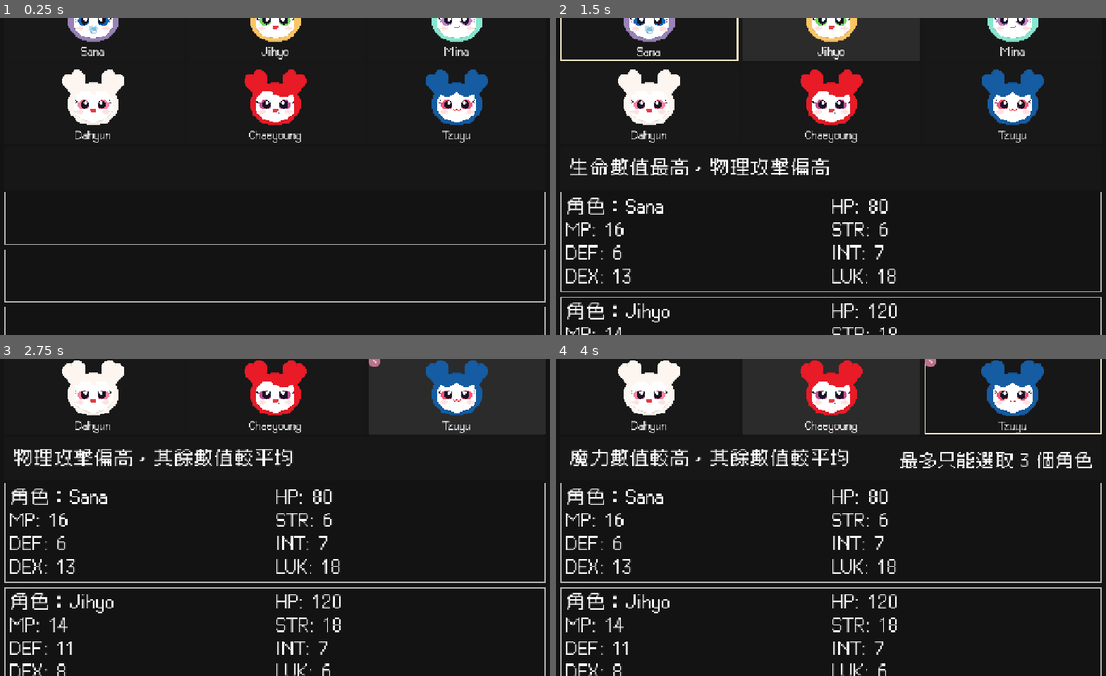
Above: before the commit, frames 1-4 (two rows, left to right).
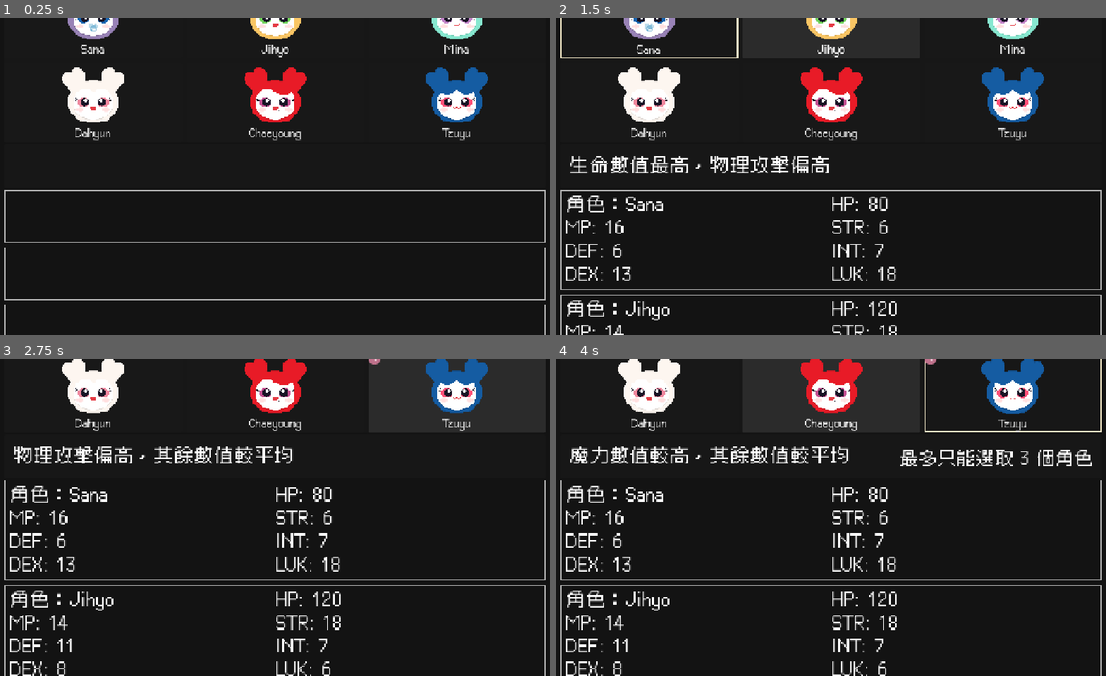
Above: after the commit, the same moments.

Repository: HCHI-w/twice-lovely-rpg
Game: Godot game, scene res://Scenes/CharacterSelectScene_Portrait.tscn
Same seed, same stepped clock (60 frames per second), same inputs: the game is played once before the commit and once after it. This scene is started directly instead of the project's main scene.
Inputs:
- Up to frame 1 (0.25 s): no input
- Up to frame 2 (1.5 s): click "Sana" at 0.5 s; click "Jihyo" at 1.25 s
- Up to frame 3 (2.75 s): click "Mina" at 2 s
- Up to frame 4 (4 s): click "Dahyun" at 2.75 s; click "Chaeyoung" at 3.5 s

The runs differ from the first frame. In frame 1, 4.3% of the frame differs, in the area x 0-100%, y 0-92%; in frame 2, 7.9%; in frame 3, 7.7%; in frame 4, 8.9%, in the area x 0-100%, y 0-100%.

Commit message:
Button Font Size

Diff:
--- a/Scenes/CharacterSelectScene_Portrait.tscn
+++ b/Scenes/CharacterSelectScene_Portrait.tscn
@@ -418,10 +418,10 @@
 [node name="ActionButtonPanel" type="VBoxContainer" parent="CharacterSelectPanel/MainLayout/RightSide" unique_id=1012609215]
 custom_minimum_size = Vector2(0, 50)
 layout_mode = 2
-theme_override_constants/separation = 8
+theme_override_constants/separation = 15
 
 [node name="ConfirmButton" type="Button" parent="CharacterSelectPanel/MainLayout/RightSide/ActionButtonPanel" unique_id=1947572275]
-custom_minimum_size = Vector2(0, 120)
+custom_minimum_size = Vector2(0, 130)
 layout_mode = 2
 theme_override_font_sizes/font_size = 40
 disabled = true
@@ -429,7 +429,7 @@
 
 [node name="ConfirmClassButton" type="Button" parent="CharacterSelectPanel/MainLayout/RightSide/ActionButtonPanel" unique_id=486277791]
 visible = false
-custom_minimum_size = Vector2(0, 120)
+custom_minimum_size = Vector2(0, 130)
 layout_mode = 2
 theme_override_font_sizes/font_size = 40
 disabled = true
@@ -437,7 +437,7 @@
 
 [node name="BackToCharacterButton" type="Button" parent="CharacterSelectPanel/MainLayout/RightSide/ActionButtonPanel" unique_id=1854334382]
 visible = false
-custom_minimum_size = Vector2(0, 120)
+custom_minimum_size = Vector2(0, 130)
 layout_mode = 2
 theme_override_font_sizes/font_size = 40
 text = "返回角色選擇"
--- a/Scenes/TitleScreen.tscn
+++ b/Scenes/TitleScreen.tscn
@@ -186,9 +186,9 @@
 anchor_top = 1.0
 anchor_right = 1.0
 anchor_bottom = 1.0
-offset_left = -130.0
+offset_left = -140.0
 offset_top = -40.0
-offset_right = -87.0
+offset_right = -97.0
 offset_bottom = -20.0
 grow_horizontal = 0
 grow_vertical = 0
